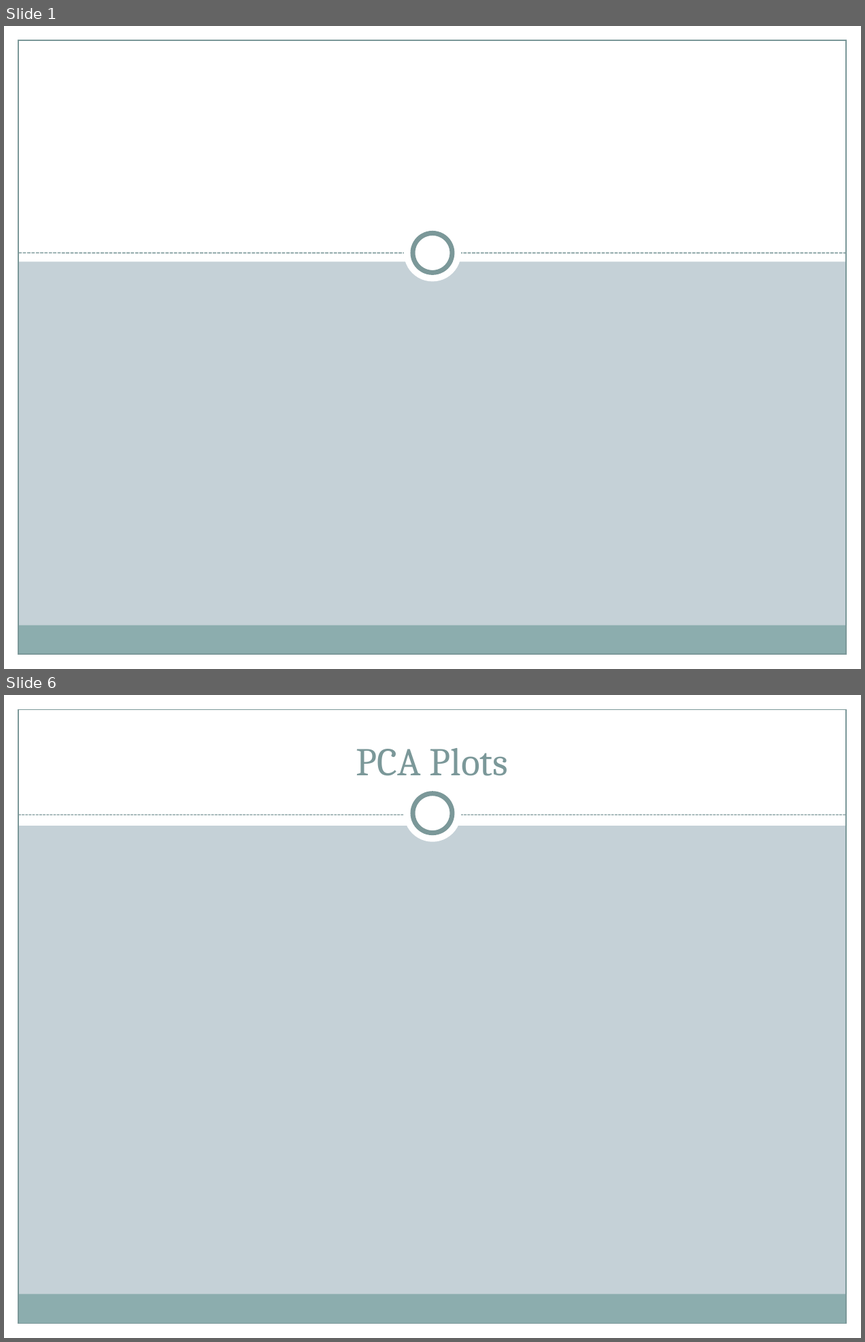
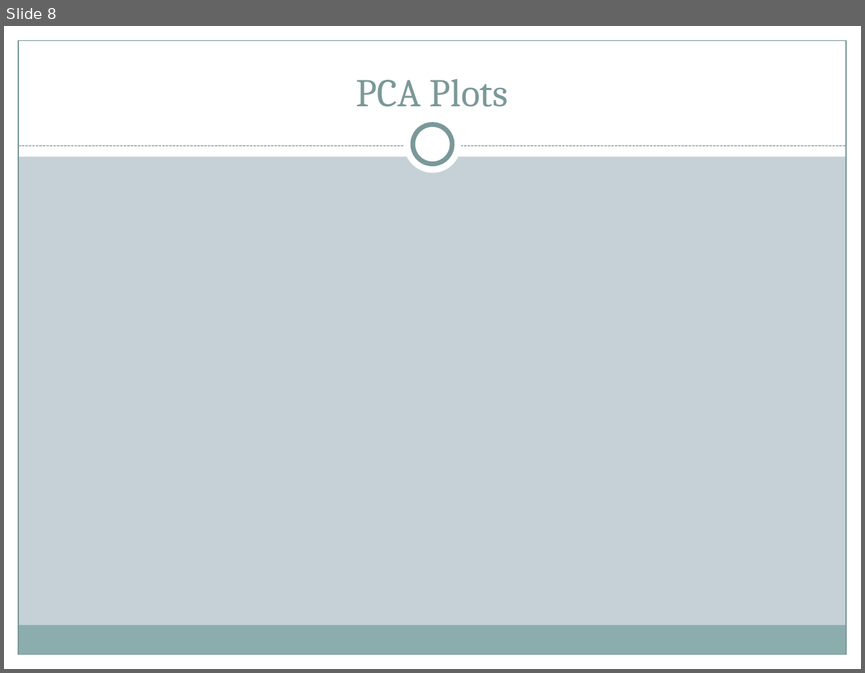
Before and after one commit to matthewjdenny/Hierarchy_In_Networks, a slide deck: Presentation/Oct21/Slides_10.21.pptx. Shown one above the other, each under a label of ours: slides 1 and 6 before the commit, slide 8 after it; the slides between them are not shown. The pictures are 865x1342 and 865x673 pixels, drawn with LibreOffice and Linux fonts; fonts in the diff are those of the drawing. Boxes give left, top, right and bottom in pixels: in the first picture for what was removed or moved away, otherwise in the second. Text is boxed around its words. In the diff, an @@ line names an element or a change of style, - is before the commit and + after.

```diff
--- a/Presentation/Oct21/Slides_10.21.pptx
+++ b/Presentation/Oct21/Slides_10.21.pptx
@@ slide 1 removed at box(4, 26, 861, 669), background #C5D1D7; not listed: 5 template elements that a slide beside it also shows @@
@@ rectangle removed at box(4, 26, 861, 261) @@
@@ ellipse removed at box(404, 224, 462, 281) @@
@@ ellipse removed at box(413, 233, 452, 273) @@
@@ line removed from (18, 253) to (847, 253) @@
@@ what was slide 6 is now slide 8 @@
```
Also in this commit, not shown: 4 slides changed, 3 slides added.
